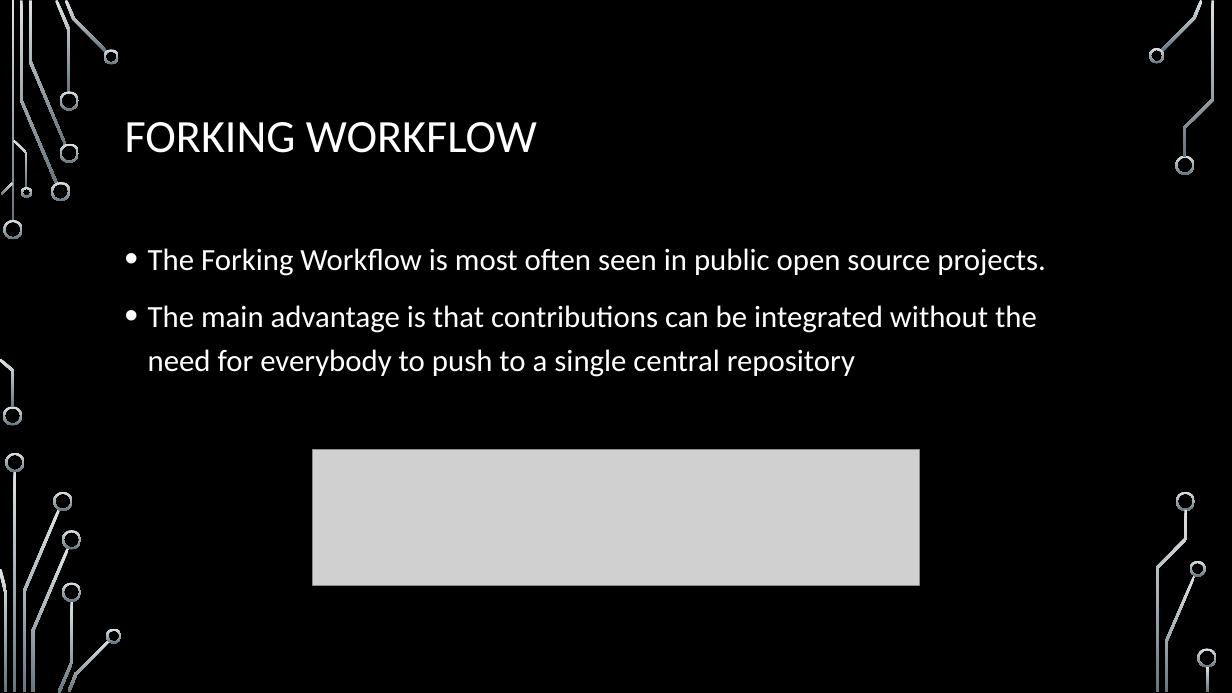
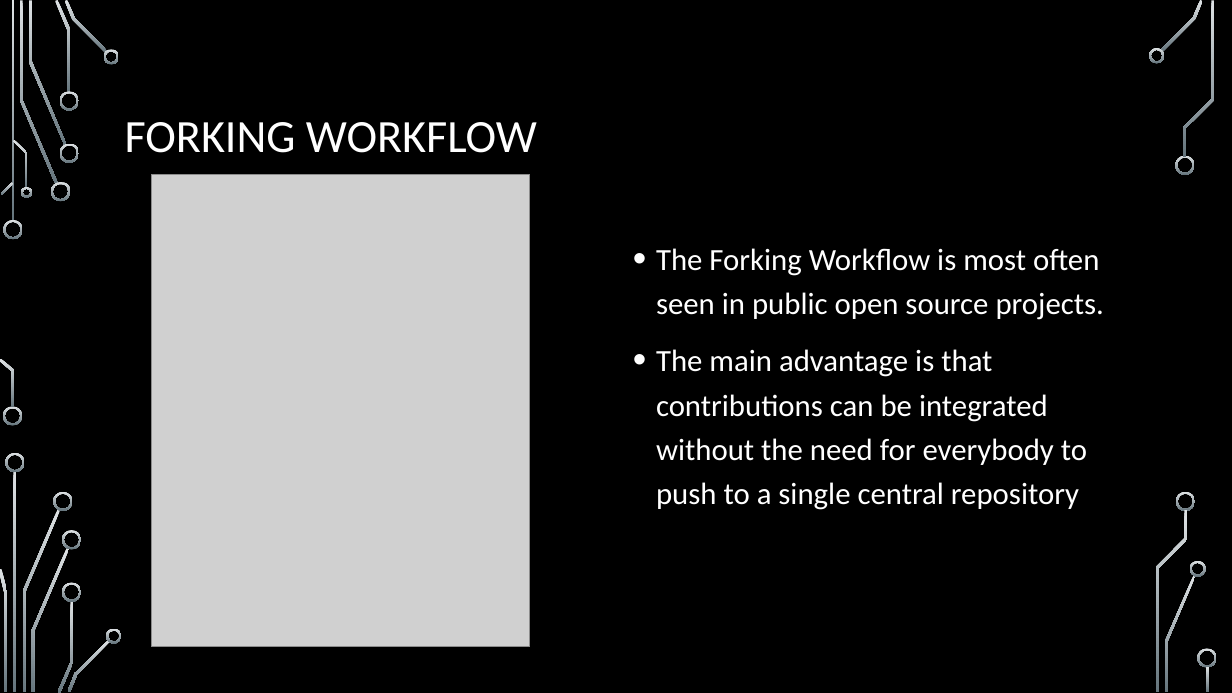
Before and after one commit to onideus/github-101-website, a slide deck: slide 29 of resources/Advanced github topics.pptx (slide 25 before the commit). Drawn at 1232x693 pixels with LibreOffice and Linux fonts; fonts in the diff are those of the drawing; grey boxes stand for pictures; background and template pictures are left out. Boxes give left, top, right and bottom in pixels: in the first picture for what was removed or moved away, otherwise in the second. Text is boxed around its words. In the diff, an @@ line names an element or a change of style, - is before the commit and + after.

```diff
--- a/resources/Advanced github topics.pptx
+++ b/resources/Advanced github topics.pptx
@@ picture added at (151, 175, 530, 647) @@
@@ text "The Forking Workflow is most ..." rewrapped from (148, 248, 1045, 377) to (656, 248, 1104, 510) @@
@@ picture removed at (312, 450, 919, 586) @@
```
Also in this commit, not shown: 5 other slides changed, 5 slides added.
